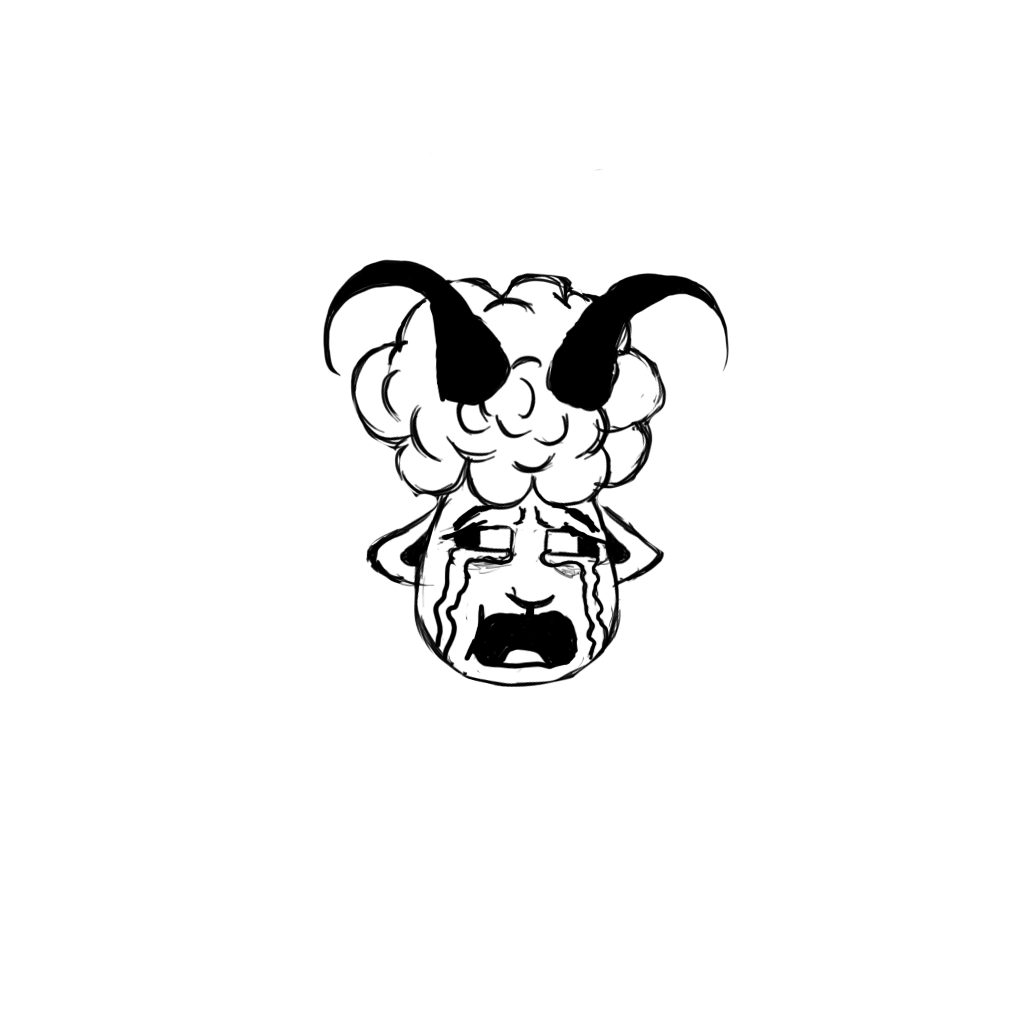
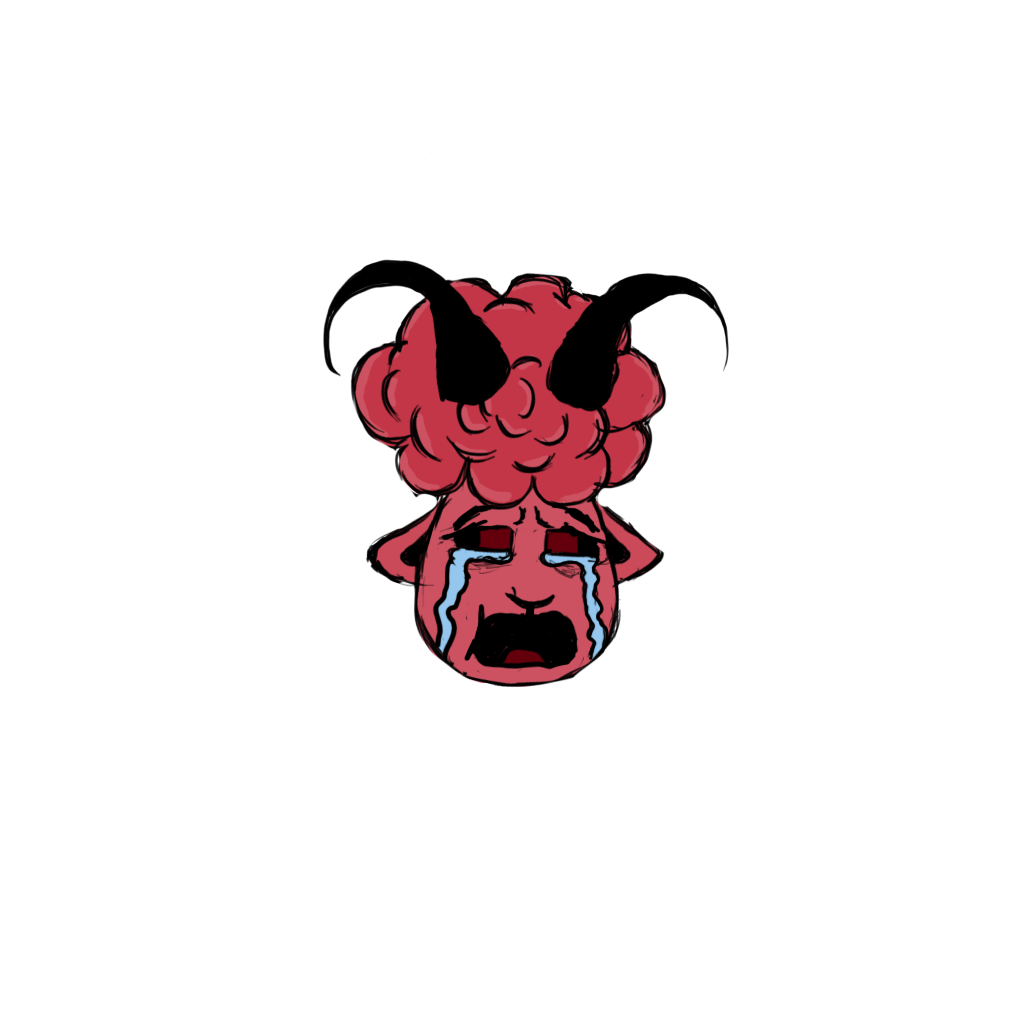
Layered file, before and after one edit (1024 × 1024). Changes by layer:
added group "lines" with 5 layers above "colour" over [350, 169, 665, 687]
moved "Layer 2" into group "lines" over [452, 502, 602, 674]
moved "white outline" into group "lines", painted on it over [350, 275, 665, 687]
moved "Layer 3" into group "lines" over [350, 275, 665, 633]
moved "sad sheep" into group "lines", painted on it over [350, 169, 665, 687]
added layer "colour" above "Layer 4" over [350, 275, 665, 687]
added layer "Layer 4" above "tree" over [350, 169, 665, 687]
